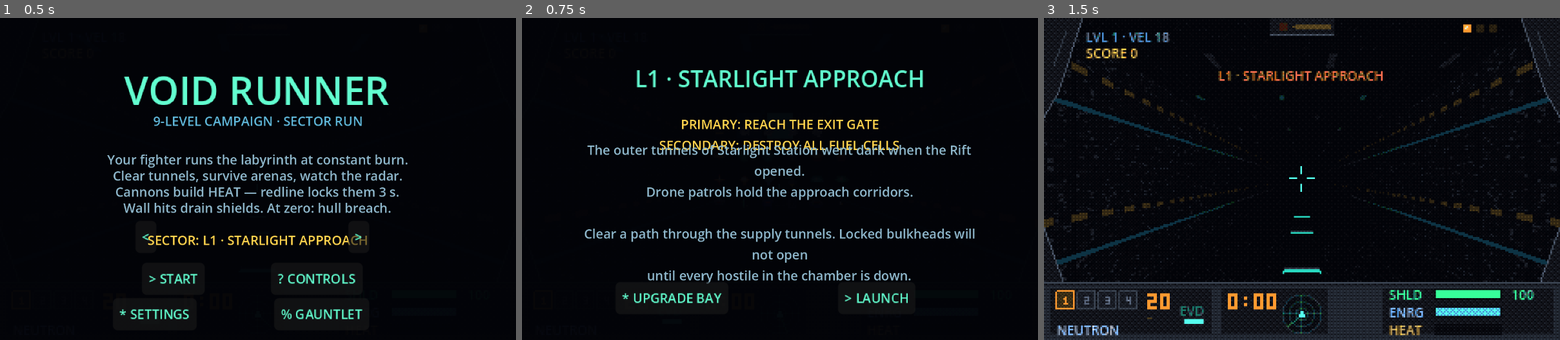
Above: before the commit, frames 1-3 (left to right).
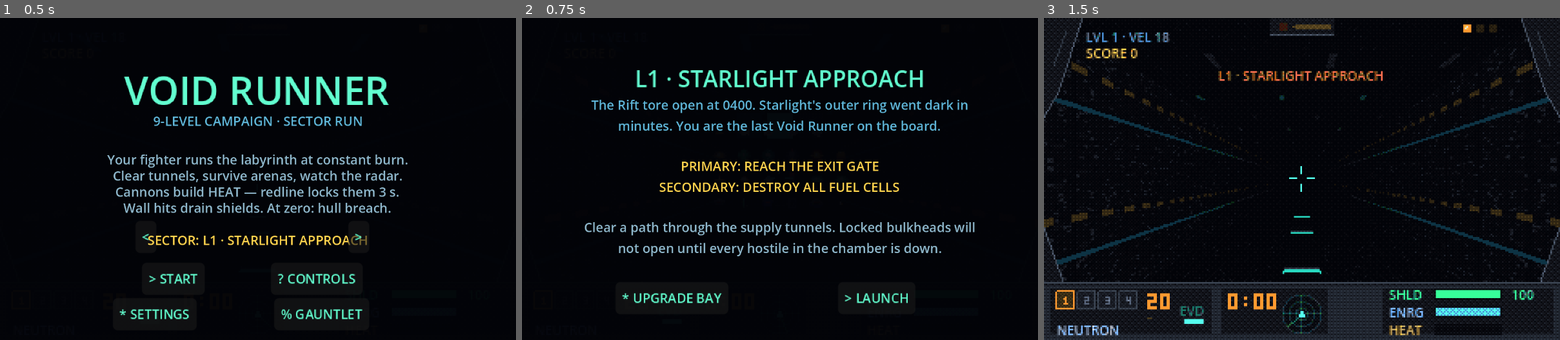
Above: after the commit, the same moments.

Repository: NCSTATEPACK16/VoidRunner
Game: Godot game, scene res://scenes/game.tscn
Same seed, same stepped clock (60 frames per second), same inputs: the game is played once before the commit and once after it.
Inputs:
- Up to frame 1 (0.5 s): no input
- Up to frame 2 (0.75 s): click "> START" at 0.5 s
- Up to frame 3 (1.5 s): click "> LAUNCH" at 1.25 s

Frame 1 is identical in both runs. In frame 2, 8.7% of the frame differs, in the area x 12-88%, y 25-83%; in frame 3, nothing differs.

Commit message:
Story pass: lore module, briefing relayout, loading-overlay transmissions
- scripts/lore.gd: 9-sector story arc + gauntlet variant + per-sector
  overlay transmission lines, one voice, one file
- overlays: briefing rebuilt as three non-overlapping bands (story /
  objective / tactical body) — fixes the V2.2 objective-over-body overlap
- level .tres briefings trimmed to their tactical halves (narrative moved
  to lore); gauntlet briefing likewise
- web shell: loading overlay rotates lore lines via pure-CSS crossfade
  (keeps animating while shader compiles block the main thread); baked
  boot lines; vrShowLoading(msg, lines) with per-sector lines from game.gd
- screenshot probe: root-window capture for briefing (overlays live
  outside the 320x200 SubViewport); smoke: lore coverage + band-geometry
  asserts. Import/smoke/export all green; briefing frame eyeballed clean.

Co-Authored-By: Claude Fable 5 <noreply@anthropic.com>

Diff:
--- a/resources/levels/level_1.tres
+++ b/resources/levels/level_1.tres
@@ -5,11 +5,7 @@
 [resource]
 script = ExtResource("1")
 display_name = "L1 · STARLIGHT APPROACH"
-briefing = "The outer tunnels of Starlight Station went dark when the Rift opened.
-Drone patrols hold the approach corridors.
-
-Clear a path through the supply tunnels. Locked bulkheads will not open
-until every hostile in the chamber is down."
+briefing = "Clear a path through the supply tunnels. Locked bulkheads will not open until every hostile in the chamber is down."
 objective = "REACH THE EXIT GATE"
 rings = 110
 spawn_tunnel = 0.06
--- a/resources/levels/level_2.tres
+++ b/resources/levels/level_2.tres
@@ -5,11 +5,7 @@
 [resource]
 script = ExtResource("1")
 display_name = "L2 · SUPPLY ARTERY"
-briefing = "The station's main supply artery feeds every deck. The swarm is using
-it as a highway — and they have had time to dig in.
-
-Expect heavier patrols. Watch the radar and keep moving; a still ship
-is an easy target."
+briefing = "Expect heavier patrols. Watch the radar and keep moving — a still ship is an easy target."
 objective = "PUNCH THROUGH THE ARTERY"
 rings = 130
 spawn_tunnel = 0.08
--- a/resources/levels/level_3.tres
+++ b/resources/levels/level_3.tres
@@ -5,12 +5,7 @@
 [resource]
 script = ExtResource("1")
 display_name = "L3 · DOCK SENTINEL"
-briefing = "Something big is parked in the old docking bay at the end of this
-approach — a Sentinel-class guardian, the first of its kind we have seen.
-Standard cannons will hurt it, but slowly. Save your missiles.
-
-It gets meaner as it takes damage. When it finally goes down, the exit
-gate will light up. Fly through the ring and get clear."
+briefing = "Standard cannons hurt it slowly — save your missiles. It gets meaner as it drops. When it falls, fly the exit ring."
 objective = "DESTROY THE DOCK SENTINEL"
 rings = 54
 spawn_tunnel = 0.07
--- a/resources/levels/level_4.tres
+++ b/resources/levels/level_4.tres
@@ -5,11 +5,7 @@
 [resource]
 script = ExtResource("1")
 display_name = "L4 · REACTOR MAZE"
-briefing = "The reactor galleries were carved straight into the asteroid rock.
-Tight turns, deep shadow, and drones that hit harder than the last sector.
-
-The BOLT cannon one-shots a standard drone — but mind your heat gauge
-in the long dark stretches."
+briefing = "The BOLT cannon one-shots a standard drone — but mind your heat gauge in the long dark stretches."
 objective = "CROSS THE REACTOR GALLERIES"
 rings = 155
 spawn_tunnel = 0.1
--- a/resources/levels/level_5.tres
+++ b/resources/levels/level_5.tres
@@ -5,11 +5,7 @@
 [resource]
 script = ExtResource("1")
 display_name = "L5 · HIVE TRENCHES"
-briefing = "This is where the swarm nests. The trench walls run red and the
-chambers are packed — every bulkhead here is kill-locked.
-
-The MISSILE detonates on a two-second fuse. You do not need a direct
-hit; put it in the middle of a cluster and let the blast work."
+briefing = "Every bulkhead here is kill-locked. Put a MISSILE in the middle of a cluster and let the two-second fuse work."
 objective = "BURN OUT THE NEST"
 rings = 180
 spawn_tunnel = 0.12
--- a/resources/levels/level_6.tres
+++ b/resources/levels/level_6.tres
@@ -5,11 +5,7 @@
 [resource]
 script = ExtResource("1")
 display_name = "L6 · BROOD MOTHER"
-briefing = "The heart of the nest. The thing that has been building all those
-drones is waiting in the brood chamber, and it is not happy to see you.
-
-It fires in spreads — keep moving sideways and the volleys will miss.
-Drop it, then take the ring out before the nest wakes up."
+briefing = "It fires in spreads — keep strafing and the volleys miss. Drop it, then take the ring before the nest wakes."
 objective = "DESTROY THE BROOD MOTHER"
 rings = 56
 spawn_tunnel = 0.09
--- a/resources/levels/level_7.tres
+++ b/resources/levels/level_7.tres
@@ -5,11 +5,7 @@
 [resource]
 script = ExtResource("1")
 display_name = "L7 · GLACIAL CONDUITS"
-briefing = "Coolant conduits on the dark side of the station, frozen over for
-years. The ice plays tricks with your radar and the swarm loves the cold.
-
-Long stretches, fast patrols. Manage your energy — the afterburner is
-your best way out when a chamber gets crowded."
+briefing = "Long stretches, fast patrols. Manage your energy — the afterburner is your way out of a crowded chamber."
 objective = "TRAVERSE THE CONDUITS"
 rings = 195
 spawn_tunnel = 0.13
--- a/resources/levels/level_8.tres
+++ b/resources/levels/level_8.tres
@@ -5,11 +5,7 @@
 [resource]
 script = ExtResource("1")
 display_name = "L8 · THE RIFT GATE"
-briefing = "The longest run of the campaign, straight into the anomaly. The swarm
-will throw everything it has to keep you away from the gate.
-
-Whatever opened the Rift is on the other side. Breach the gate and
-you will be face to face with it. Good hunting, Runner."
+briefing = "The swarm will throw everything it has to keep you from the gate. Breach it. Good hunting, Runner."
 objective = "BREACH THE RIFT GATE"
 rings = 210
 spawn_tunnel = 0.14
--- a/resources/levels/level_9.tres
+++ b/resources/levels/level_9.tres
@@ -5,11 +5,7 @@
 [resource]
 script = ExtResource("1")
 display_name = "L9 · THE RIFT MAW"
-briefing = "This is it. The thing that opened the Rift is coiled in the maw at
-the end of this run — bigger, faster, and angrier than anything before it.
-
-Everything you have learned applies here. Watch the volleys, use the
-whole chamber, and do not stop moving. Shut the Rift for good, Runner."
+briefing = "Watch the volleys, use the whole chamber, and do not stop moving. Shut the Rift for good, Runner."
 objective = "SLAY THE RIFT MAW · SHUT THE RIFT"
 rings = 58
 spawn_tunnel = 0.11
--- a/scripts/game.gd
+++ b/scripts/game.gd
@@ -81,9 +81,9 @@
 	_gauntlet_def.display_name = "VOID GAUNTLET"
 	_gauntlet_def.kind = "endless"
 	_gauntlet_def.objective = "SURVIVE — EVERY METRE SCORES"
-	_gauntlet_def.briefing = "No exit gate on this run. The tunnel goes on for as " \
-		+ "long as you do, and the void keeps sending more. Fly far, fly sharp — " \
-		+ "your distance is the record."
+	# narrative half lives in Lore.story(-1); this stays the tactical line (<=3 wrapped)
+	_gauntlet_def.briefing = "The tunnel goes on as long as you do, and the void " \
+		+ "keeps sending more. Fly far, fly sharp — your distance is the record."
 	_gauntlet_def.rings = 200   # initial batch; extend_to() grows it in flight
 	_build_game_view()
 	_build_environment()
@@ -740,7 +740,8 @@
 ## variants compile here too, so the first live shot no longer stalls.
 func _web_load_and_warm() -> void:
 	_warming = true
-	_web_show_loading("ENTERING SECTOR")
+	_web_show_loading("ENTERING SECTOR",
+		Lore.load_lines(-1 if _gauntlet else GameState.level_index))
 	await get_tree().process_frame
 	await get_tree().process_frame            # give the browser a frame to paint the overlay
 	_load_level_world(GameState.level_index)
@@ -765,9 +766,12 @@
 	_warming = false
 
 
-func _web_show_loading(msg := "LOADING") -> void:
+func _web_show_loading(msg := "LOADING", lines := PackedStringArray()) -> void:
+	# V2.2 story pass: `lines` become the overlay's rotating lore transmissions —
+	# their crossfade is pure CSS, so it keeps moving while shader compiles block JS.
 	if OS.has_feature("web"):
-		JavaScriptBridge.eval("window.vrShowLoading && window.vrShowLoading(%s);" % JSON.stringify(msg), true)
+		JavaScriptBridge.eval("window.vrShowLoading && window.vrShowLoading(%s, %s);" \
+			% [JSON.stringify(msg), JSON.stringify(Array(lines))], true)
 
 
 func _web_hide_loading() -> void:
--- /dev/null
+++ b/scripts/lore.gd
@@ -0,0 +1,108 @@
+class_name Lore
+## V2.2 story pass: every scrap of narrative text lives here — the briefing screen's
+## story paragraph and the web loading overlay's rotating transmission lines — so the
+## campaign arc reads as one voice and copy edits touch one file.
+##
+## The arc: the Rift tears open beside Starlight Station; a machine swarm — the Hive —
+## pours through; the last Void Runner pilot fights inward past three signature-class
+## guardians (sectors 3/6/9) and shuts the Rift from the inside.
+##
+## Sizing contract with overlays.gd: a story string must wrap to <= 3 lines in the
+## briefing's 260-design-px band at font 8 (~125 chars). Load lines render in the HTML
+## shell at small size — keep each <= ~44 chars. Index -1 = the Void Gauntlet; any
+## other out-of-range index falls back to the sector-1 entry rather than "".
+
+const _GAUNTLET_STORY := "No map. No exit. The Void remembers every run and answers " \
+	+ "with a longer tunnel. Fly until the dark blinks first."
+
+const _STORIES: Array[String] = [
+	"The Rift tore open at 0400. Starlight's outer ring went dark in minutes. You are the last Void Runner on the board.",
+	"The main artery feeds every deck, and the swarm is using it as a highway. Take it back before the station starves.",
+	"Something big is parked in the old docking bay — a Sentinel-class guardian, wearing our own hull plate as armor.",
+	"The reactor galleries were carved straight into the rock. Tight turns, deep shadow, and the Hive nesting in the heat.",
+	"This is where the swarm nests. The trench walls run red, and intel marks hidden supply spurs off the main line.",
+	"The heart of the nest. Every drone you have scrapped was born here — and the Brood Mother is not happy to see you.",
+	"Coolant conduits on the dark side, frozen over for years. The ice tricks your radar. The Hive does not feel the cold.",
+	"The longest run of the campaign, straight into the anomaly. Whatever opened the Rift is waiting on the other side.",
+	"The Maw holds the Rift open from the inside. Shut it, and every door the Hive walked through slams at once.",
+]
+
+const _GAUNTLET_LINES: Array[String] = [
+	"NO MAP. NO EXIT.",
+	"THE VOID REMEMBERS YOUR RUNS",
+	"IT ANSWERS WITH A LONGER TUNNEL",
+	"FLY UNTIL THE DARK BLINKS FIRST",
+]
+
+const _LOAD_LINES: Array = [
+	[
+		"OUTER RING: NO FRIENDLY BEACONS",
+		"DRONE PATROLS ON THE APPROACH",
+		"BULKHEADS SEALED SINCE THE BREACH",
+		"MAKE EVERY SHOT COUNT, RUNNER",
+	],
+	[
+		"CONVOY RACKS READ HALF-EMPTY",
+		"THE HIVE IS STRIPPING US FOR PARTS",
+		"FUEL CELLS PRIMED ALONG THE ROUTE",
+		"SUPPLY ARTERY DEAD AHEAD",
+	],
+	[
+		"HEAVY SIGNATURE IN THE DOCK",
+		"IT IS WEARING OUR HULL PLATE",
+		"DOCK CREWS EVACUATED — MOSTLY",
+		"SENTINEL CONTACT IMMINENT",
+	],
+	[
+		"REACTOR COOLANT RUNNING HOT",
+		"HEAT SHIMMER ON ALL SCOPES",
+		"NESTS IN THE COOLANT RUNS",
+		"MIND YOUR HEAT GAUGE, RUNNER",
+	],
+	[
+		"TRENCH SCAN: MOVEMENT EVERYWHERE",
+		"SUPPLY SPURS MARKED ON INTEL",
+		"THE SWARM DIGS WHERE LIGHT DIES",
+		"WATCH THE WALLS FOR HATCHES",
+	],
+	[
+		"BIO-SIGNAL OFF THE CHART",
+		"EVERY DRONE WAS BORN SOMEWHERE",
+		"THIS IS THAT SOMEWHERE",
+		"END THE HEARTBEAT",
+	],
+	[
+		"CONDUIT TEMP: FORTY BELOW",
+		"ICE ON THE INSTRUMENTS",
+		"THE HIVE DOES NOT FEEL THE COLD",
+		"FLY THE FROZEN DARK",
+	],
+	[
+		"RIFT PROXIMITY: INSTRUMENTS HUMMING",
+		"GATE CORRIDOR HEAVILY HELD",
+		"TURRETS ON THE APPROACH WALLS",
+		"ALMOST THERE, RUNNER",
+	],
+	[
+		"THE MAW HOLDS THE RIFT OPEN",
+		"SHUT IT FROM THE INSIDE",
+		"ONE PILOT. ONE RUN.",
+		"FINISH IT",
+	],
+]
+
+
+static func story(level_index: int) -> String:
+	if level_index == -1:
+		return _GAUNTLET_STORY
+	if level_index < 0 or level_index >= _STORIES.size():
+		return _STORIES[0]
+	return _STORIES[level_index]
+
+
+static func load_lines(level_index: int) -> PackedStringArray:
+	if level_index == -1:
+		return PackedStringArray(_GAUNTLET_LINES)
+	if level_index < 0 or level_index >= _LOAD_LINES.size():
+		return PackedStringArray(_LOAD_LINES[0])
+	return PackedStringArray(_LOAD_LINES[level_index])
--- a/scripts/overlays.gd
+++ b/scripts/overlays.gd
@@ -116,6 +116,9 @@
 		objective += "\nOPTIONAL: SUPPLY CACHE DETECTED (%d)" % level.spur_count
 	(p.get_node("Objective") as Label).text = objective
 	(p.get_node("Body") as Label).text = level.briefing
+	# V2.2 story pass: the narrative paragraph comes from the lore module (-1 = gauntlet)
+	(p.get_node("Story") as Label).text = \
+		Lore.story(-1 if GameState.gauntlet_mode else GameState.level_index)
 
 
 func set_level_clear(level_name: String, bonus: int, score: int, next_name: String,
@@ -243,12 +246,20 @@
 	var p := _panel("briefing")
 	var t := _title(p, "", 14, TITLE_COL)
 	t.name = "Title"
-	var o := _line(p, 60, "", 8, KEY_COL)
+	# V2.2 story pass: three stacked bands — dim story paragraph (lore), objective
+	# block (up to 3 lines on spur levels), tactical body — sized so the worst case
+	# never overlaps and the body bottom stays above the buttons at y=164.
+	var s := _line(p, 48, "", 8, Color("5fb6d8"))
+	s.name = "Story"
+	s.position.x = 30
+	s.size = Vector2(260, 36) * 2  # _line labels are 2x-size, 0.5-scale (see _line)
+	s.autowrap_mode = TextServer.AUTOWRAP_WORD_SMART
+	var o := _line(p, 86, "", 8, KEY_COL)
 	o.name = "Objective"
-	var b := _line(p, 76, "", 8, TEXT_COL)
+	var b := _line(p, 124, "", 8, TEXT_COL)
 	b.name = "Body"
 	b.position.x = 30
-	b.size = Vector2(260, 80) * 2  # _line labels are 2x-size, 0.5-scale (see _line)
+	b.size = Vector2(260, 36) * 2
 	b.autowrap_mode = TextServer.AUTOWRAP_WORD_SMART
 	b.horizontal_alignment = HORIZONTAL_ALIGNMENT_CENTER
 	_button(p, Vector2(58, 164), "* UPGRADE BAY", func() -> void:
--- a/tests/screenshot_probe.gd
+++ b/tests/screenshot_probe.gd
@@ -24,6 +24,15 @@
 func _capture(game: Node3D, file_name: String, dir: String) -> void:
 	await RenderingServer.frame_post_draw
 	var img: Image = (game.view as SubViewport).get_texture().get_image()
+	img.save_png(dir + "/" + file_name)
+	print("[shot] %s/%s" % [dir, file_name])
+
+
+## Root-window capture — overlays (briefing/menus) render at native res OUTSIDE
+## the 320x200 game SubViewport, so the in-view capture above can't see them.
+func _capture_root(file_name: String, dir: String) -> void:
+	await RenderingServer.frame_post_draw
+	var img: Image = get_viewport().get_texture().get_image()
 	img.save_png(dir + "/" + file_name)
 	print("[shot] %s/%s" % [dir, file_name])
 
@@ -55,6 +64,8 @@
 	game._show_briefing()
 	for i in 30:
 		await get_tree().process_frame   # warm-up rig compiles behind the briefing
+	# 0) the briefing itself — story/objective/body bands must not overlap (V2.2)
+	await _capture_root("shot_briefing.png", dir)
 	game._on_launch()
 	await get_tree().process_frame
 	# 1) corridor in flight — far enough in that fog/strip/lighting all read
--- a/tests/smoke_test.gd
+++ b/tests/smoke_test.gd
@@ -599,6 +599,27 @@
 		(game.overlays._panels.level_clear.get_node("Body") as Label).text
 	assert("CACHES 1/1" in clear_body)
 	print("spur e2e ok — flew in, cached, flew out; tally CACHES 1/1")
+	# --- V2.2 story pass: lore coverage + the briefing bands never overlap ---
+	for lidx in 9:
+		assert(Lore.story(lidx).length() > 20)            # every sector has a story
+		assert(Lore.load_lines(lidx).size() >= 3)         # and overlay transmissions
+	assert(Lore.story(-1).length() > 20)                  # gauntlet variant
+	assert(Lore.load_lines(-1).size() >= 3)
+	GameState.gauntlet_mode = false
+	GameState.level_index = 4          # spur level: worst-case 3-line objective
+	game.overlays.set_briefing(game.levels[4])
+	await get_tree().process_frame
+	var lore_p: Control = game.overlays._panels.briefing
+	var lore_s: Label = lore_p.get_node("Story")
+	var lore_o: Label = lore_p.get_node("Objective")
+	var lore_b: Label = lore_p.get_node("Body")
+	assert(lore_s.get_line_count() <= 3)                  # story fits its band
+	assert(lore_b.get_line_count() <= 3)                  # tactical body fits its band
+	assert(lore_o.text.count("\n") <= 2)                  # objective is at most 3 lines
+	assert(lore_s.position.y + lore_s.size.y * lore_s.scale.y <= lore_o.position.y)
+	assert(lore_o.position.y + 3 * 11.0 <= lore_b.position.y)
+	assert(lore_b.position.y + lore_b.size.y * lore_b.scale.y <= 164.0)   # above buttons
+	print("lore ok — 9+gauntlet stories + load lines; briefing bands don't overlap")
 	print("SMOKE TEST COMPLETE")
 	for f in saved:
 		if saved[f] == null:
Not shown, added: scripts/lore.gd.uid
